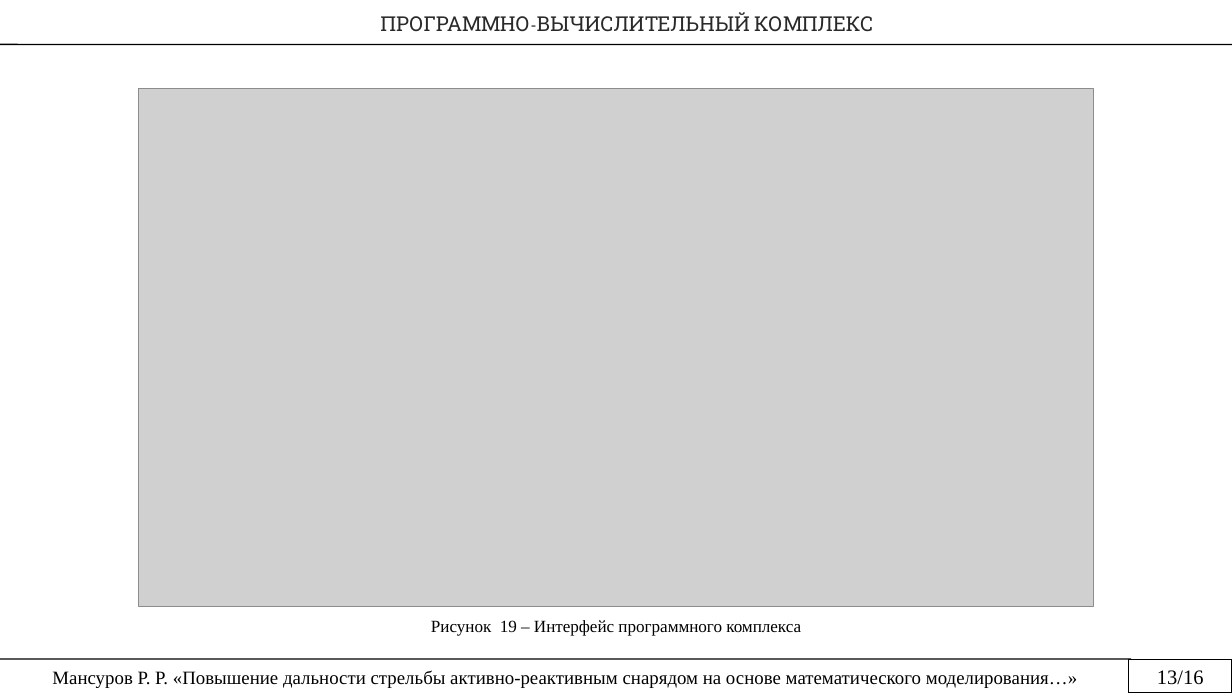
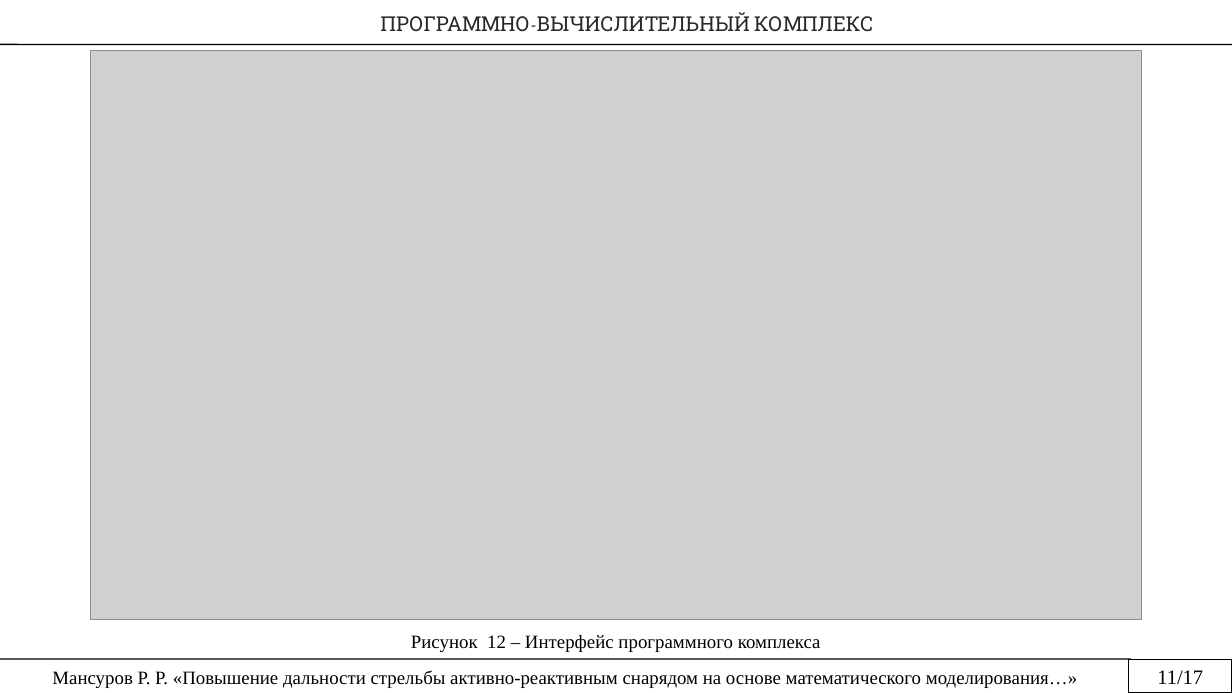
Before and after one commit to rustam-mansurov/cats, a slide deck: slide 11 of Мансуров Р.Р. — копия (2).pptx (slide 12 before the commit). Drawn at 1232x693 pixels with LibreOffice and Linux fonts; fonts in the diff are those of the drawing; grey boxes stand for pictures. Boxes give left, top, right and bottom in pixels: in the first picture for what was removed or moved away, otherwise in the second. Text is boxed around its words. In the diff, an @@ line names an element or a change of style, - is before the commit and + after.

```diff
--- a/Мансуров Р.Р. — копия (2).pptx
+++ b/Мансуров Р.Р. — копия (2).pptx
@@ picture: place and size @@
-picture at box(138, 89, 1093, 606)
+picture at box(91, 51, 1142, 620)
@@ text at box(411, 635, 821, 652): text changed; size 10 to 11 pt @@
-Рисунок 19 – Интерфейс программного комплекса
+Рисунок 12 – Интерфейс программного комплекса
@@ text in rectangle at box(1157, 670, 1203, 685): text changed @@
-13/16
+11/17
```
Also in this commit, not shown: 12 other slides changed, 1 slide added, 1 slide removed.
